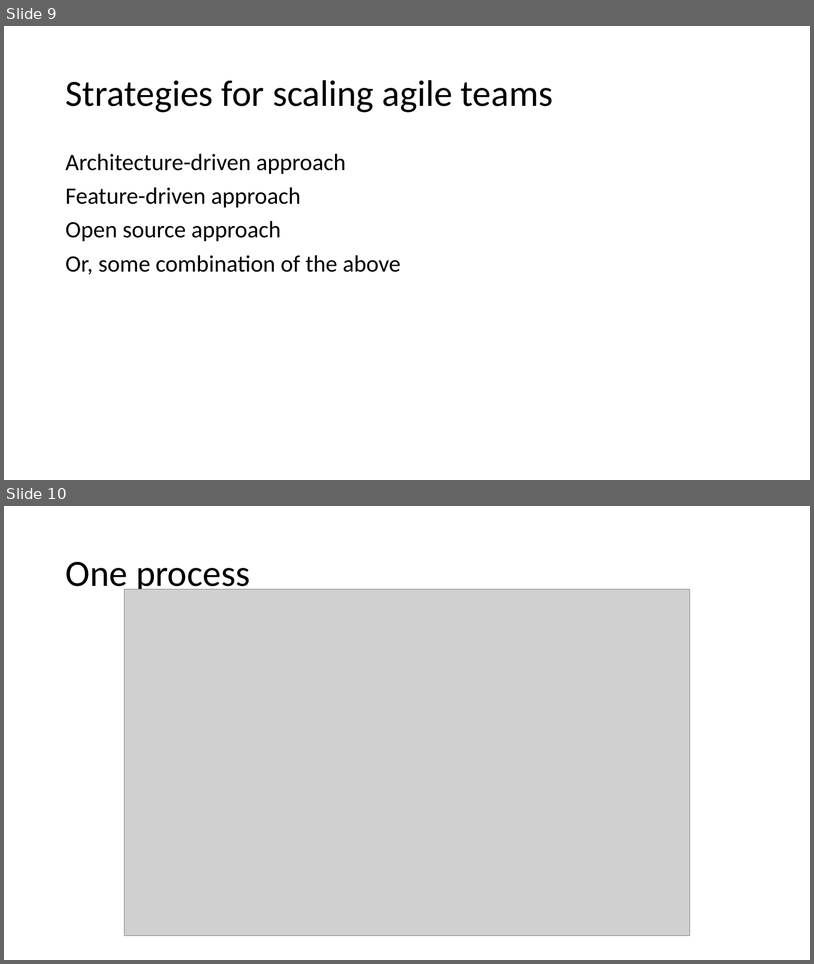
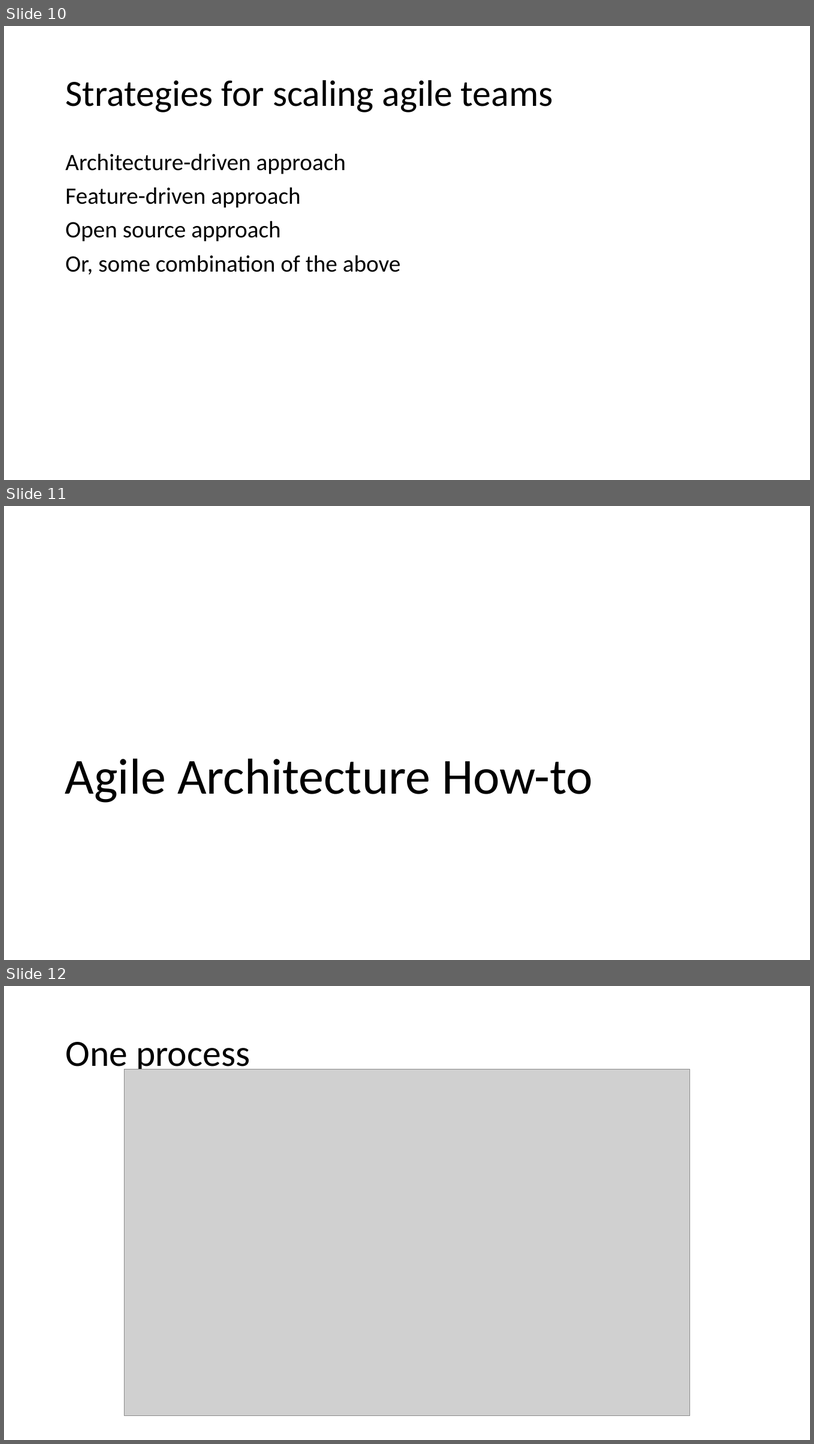
Before and after one commit to JoeM5/SU_SEGR_5240_18SQ, a slide deck: 05 - Agile Software Architecture.pptx. Shown one above the other, each under a label of ours: slides 9 and 10 before the commit, slides 10, 11 and 12 after it. The pictures are 814x964 and 814x1444 pixels, drawn with LibreOffice and Linux fonts; fonts in the diff are those of the drawing; grey boxes stand for pictures. Boxes give left, top, right and bottom in pixels: in the first picture for what was removed or moved away, otherwise in the second. Text is boxed around its words. In the diff, an @@ line names an element or a change of style, - is before the commit and + after.

```diff
--- a/05 - Agile Software Architecture.pptx
+++ b/05 - Agile Software Architecture.pptx
@@ slide 11 added at [4,506,810,960], background #FFFFFF @@
@@ title added at [65,758,593,802], 60 pt, text #000000 @@
+Agile Architecture How-to
@@ what was slide 9 is now slide 10 @@
@@ what was slide 10 is now slide 12 @@
```
Also in this commit, not shown: 1 slide changed, 1 other slide added, 1 other file.
